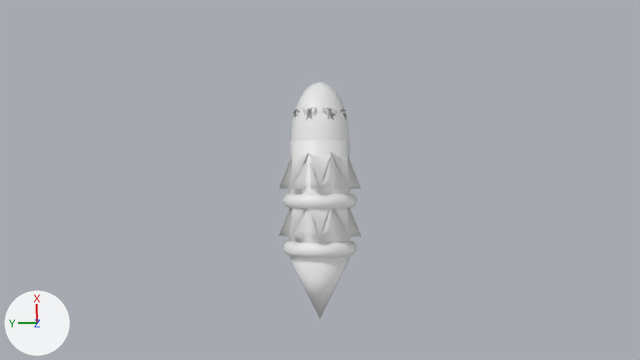
Renders of the Blender file blends/Rynar Missile.blend from each side of a commit.
The view is the same before and after, from the file's camera 'Camera'. Arrows for +X, +Y and +Z are at lower left; the lights stay in place. The older version comes first.

The older version as bpy lines, for what is in view:
```python
ob_cube_001 = bpy.data.objects.new('Cube.001', me_cube_034)
ob_cube_001.location = (1.9, 0.0, 0.08)
ob_cube_001.rotation_euler = (-2.311, 0.78, -2.942)  # degrees (-132, 45, -169)
ob_cube_004 = bpy.data.objects.new('Cube.004', me_cube_004)
ob_cube_004.location = (0.3, 0.0, 0.08)
ob_cube_004.rotation_euler = (-2.311, 0.78, -2.942)  # degrees (-132, 45, -169)
ob_cylinder = bpy.data.objects.new('Cylinder', me_cylinder)
ob_cylinder.location = (1.3, 0.0, 0.0)
ob_cylinder.rotation_euler = (-3.142, 4.712, 0.0)  # degrees (-180, 270, 0)
ob_cylinder.scale = (1.0, 1.0, 2.0)
ob_torus = bpy.data.objects.new('Torus', me_torus)
ob_torus.location = (1.3, 0.0, 0.0)
ob_torus.rotation_euler = (3.142, 1.571, 0.0)  # degrees (180, 90, 0)
ob_torus_001 = bpy.data.objects.new('Torus.001', me_torus_001)
ob_torus_001.location = (-0.3, 0.0, 0.0)
ob_torus_001.rotation_euler = (3.142, 1.571, 0.0)  # degrees (180, 90, 0)
```
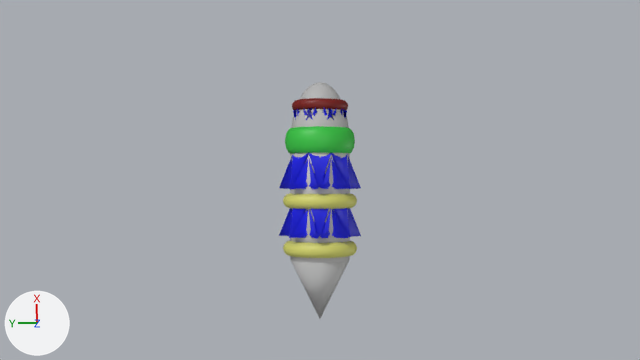
Commit message: Added Part of the Rynar Missile

What differs and where, as boxes [x1, y1, x2, y2] in the pictures (640 x 360 px):
'Cylinder', recoloured (white to grey)
    both: [290, 82, 350, 318]
'Cube.001', recoloured (white to blue)
    both: [279, 107, 361, 189]
'Cube.004', recoloured (white to blue)
    both: [279, 208, 361, 239]
'Torus.002', added (green)
    after: [285, 126, 355, 154]
'Torus.001', recoloured (white to yellow)
    both: [283, 241, 357, 258]
'Torus', recoloured (white to yellow)
    both: [283, 193, 357, 209]
'Torus.003', added (dark red)
    after: [292, 98, 348, 110]

The change, as a diff of the scene's bpy script:
```diff
--- a/blends/Rynar Missile.blend.py
+++ b/blends/Rynar Missile.blend.py
@@ me_cylinder @@
 me_cylinder.from_pydata(...)  # 579 vertices, 579 faces; spans x -1.0..1.0, y -1.0..1.0, z -2.0..2.0
+me_cylinder.materials.append(mat_material_005)  # grey #b7b7b7
@@ me_torus @@
 me_torus.from_pydata(...)  # 576 vertices, 576 faces; spans x -1.25..1.25, y -1.25..1.25, z -0.25..0.25
+me_torus.materials.append(mat_material_004)  # yellow #d1d069
@@ me_torus_001 @@
 me_torus_001.from_pydata(...)  # 576 vertices, 576 faces; spans x -1.25..1.25, y -1.25..1.25, z -0.25..0.25
+me_torus_001.materials.append(mat_material_004)  # yellow #d1d069
@@ me_cube_004 @@
 me_cube_004.from_pydata(...)  # 248 vertices, 186 faces; spans x -2.36..1.14, y -1.31..1.8, z -1.18..2.26
+me_cube_004.materials.append(mat_material_002)  # blue #0710e7
@@ me_cube_034 @@
 me_cube_034.from_pydata(...)  # 248 vertices, 186 faces; spans x -2.36..1.14, y -1.31..1.8, z -1.18..2.26
+me_cube_034.materials.append(mat_material)  # blue #0710e7
@@ ob_torus_003 @@
+ob_torus_003 = bpy.data.objects.new('Torus.003', me_torus_003)  # a torus around z (ring radius 1.0, tube radius 0.25) spanning x -1.25..1.25, y -1.25..1.25, z -0.25..0.25; in mat_material_001 (dark red #770900)
+ob_torus_003.location = (4.5, 0.0, 0.0)
+ob_torus_003.rotation_euler = (3.142, 1.571, 0.0)  # degrees (180, 90, 0)
+ob_torus_003.scale = (0.763, 0.763, 0.763)
@@ ob_torus_002 @@
+ob_torus_002 = bpy.data.objects.new('Torus.002', me_torus_002)  # a torus around z (ring radius 1.0, tube radius 0.25) spanning x -1.25..1.25, y -1.25..1.25, z -0.25..0.25; in mat_material_003 (green #32c13f)
+ob_torus_002.location = (3.31, 0.0, 0.0)
+ob_torus_002.rotation_euler = (0.0, 1.571, 0.0)  # degrees (0, 90, 0)
+ob_torus_002.scale = (0.943, 0.943, 1.8)
```
